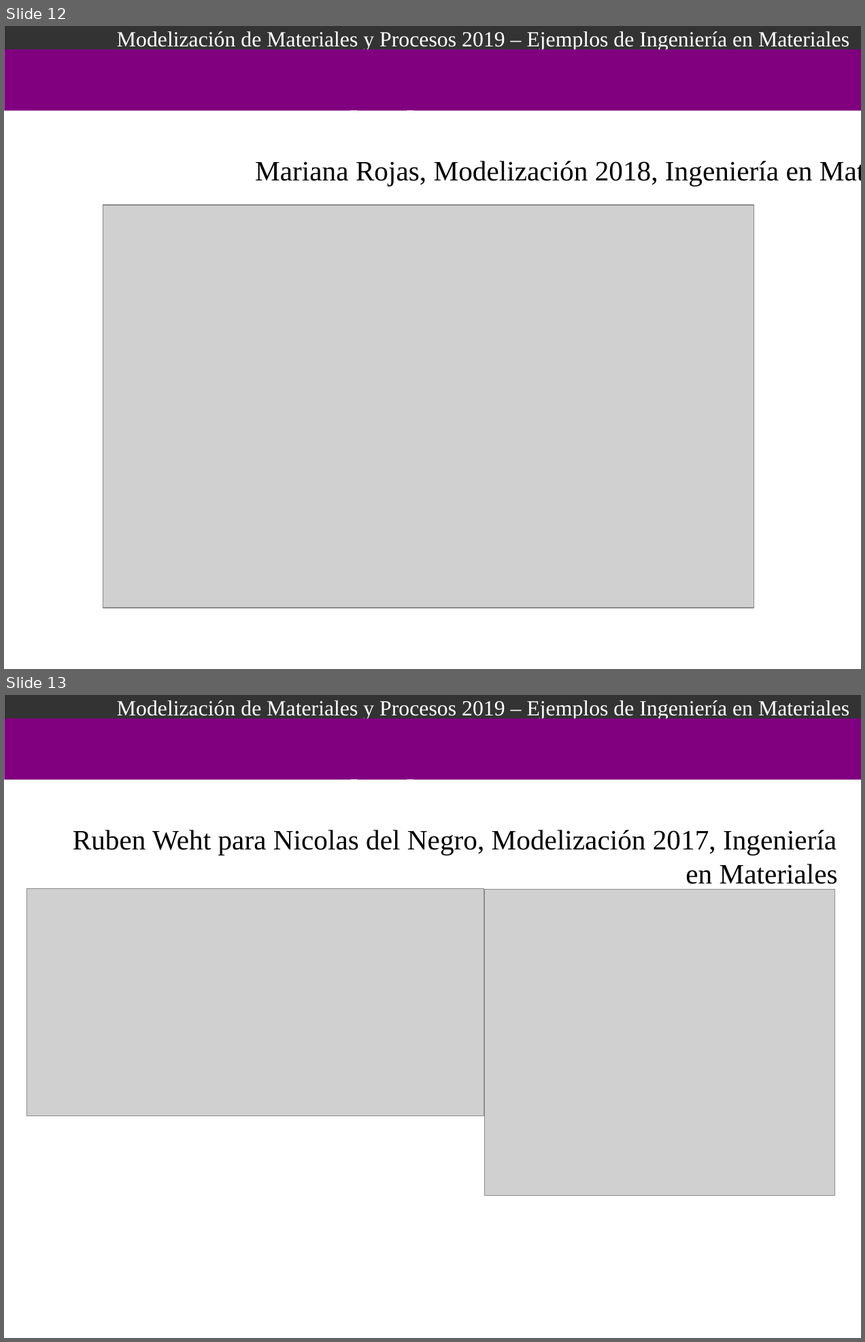
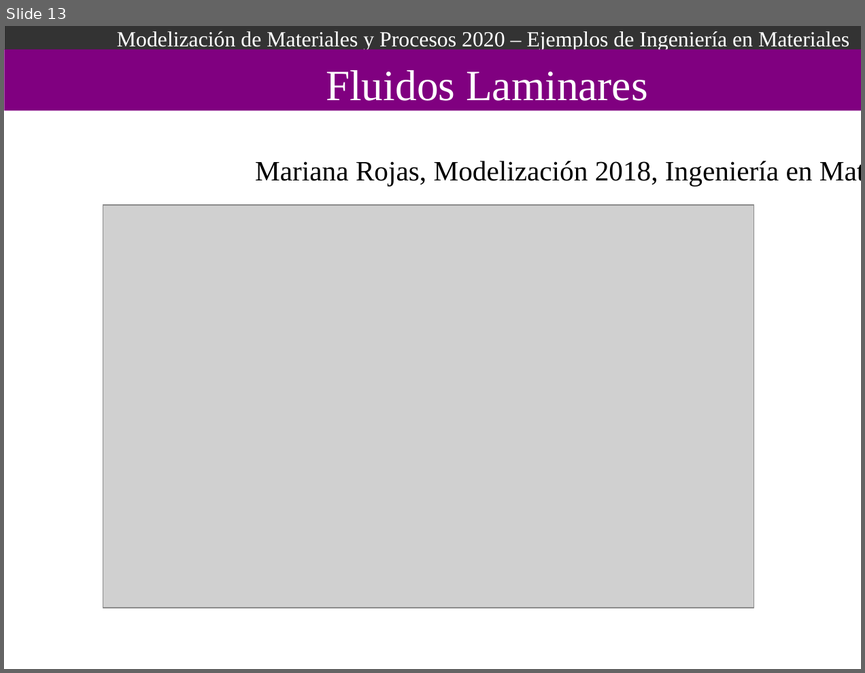
Before and after one commit to Modelizacion-de-Materiales/ModelizacionApuntesPresentaciones, a slide deck: 006-EjemplosIngenieria/Ejemplos_De_Ingenieria.odp. Shown one above the other, each under a label of ours: slides 12 and 13 before the commit, slide 13 after it. The pictures are 865x1342 and 865x673 pixels, drawn with LibreOffice and Linux fonts; fonts in the diff are those of the drawing; grey boxes stand for pictures. Boxes give left, top, right and bottom in pixels: in the first picture for what was removed or moved away, otherwise in the second. Text is boxed around its words. In the diff, an @@ line names an element or a change of style, - is before the commit and + after.

Commit message:
ejemplos de ingenieria nuevos

```diff
--- a/006-EjemplosIngenieria/Ejemplos_De_Ingenieria.odp
+++ b/006-EjemplosIngenieria/Ejemplos_De_Ingenieria.odp
@@ slide 13 removed at box(4, 695, 861, 1338), background #FFFFFF; not listed: 2 template elements that a slide beside it also shows @@
@@ text removed at box(326, 776, 648, 780) @@
-Fluidos Laminares
@@ text removed at box(73, 830, 838, 884) @@
-Ruben Weht para Nicolas del Negro, Modelización 2017, Ingeniería en Materiales
@@ picture removed at box(26, 889, 483, 1117) @@
@@ picture removed at box(485, 889, 835, 1195) @@
@@ what was slide 12 is now slide 13 @@
@@ slide 13 changed as well @@
@@ text in rectangle at box(117, 31, 849, 50): text changed @@
-Modelización de Materiales y Procesos 2019 – Ejemplos de Ingeniería en Materiales
+Modelización de Materiales y Procesos 2020 – Ejemplos de Ingeniería en Materiales
@@ text "Fluidos Laminares" rewrapped from box(326, 107, 648, 111) to box(326, 70, 648, 101) @@
```
Also in this commit, not shown: 11 other slides changed, 3 slides added, 2 other files.
